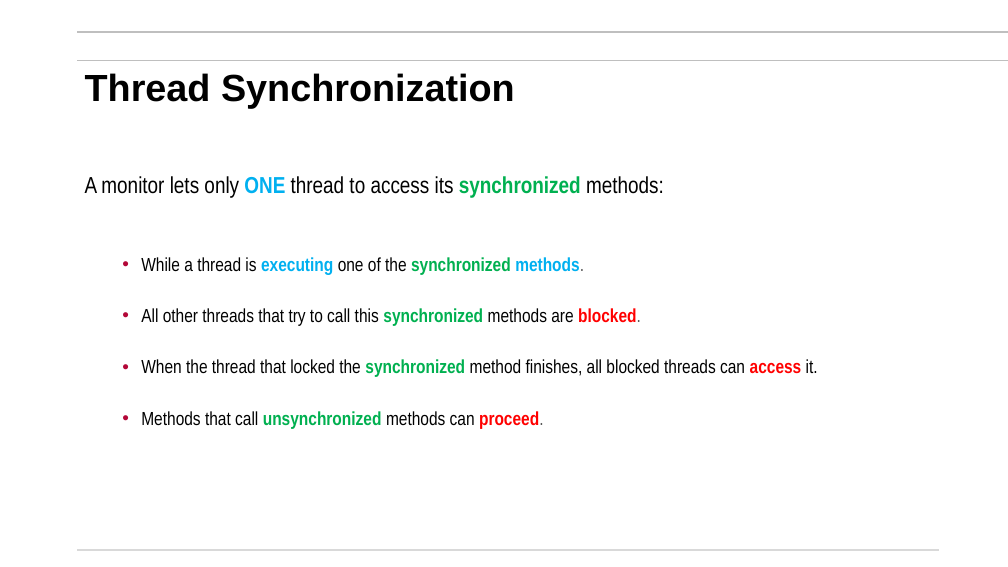
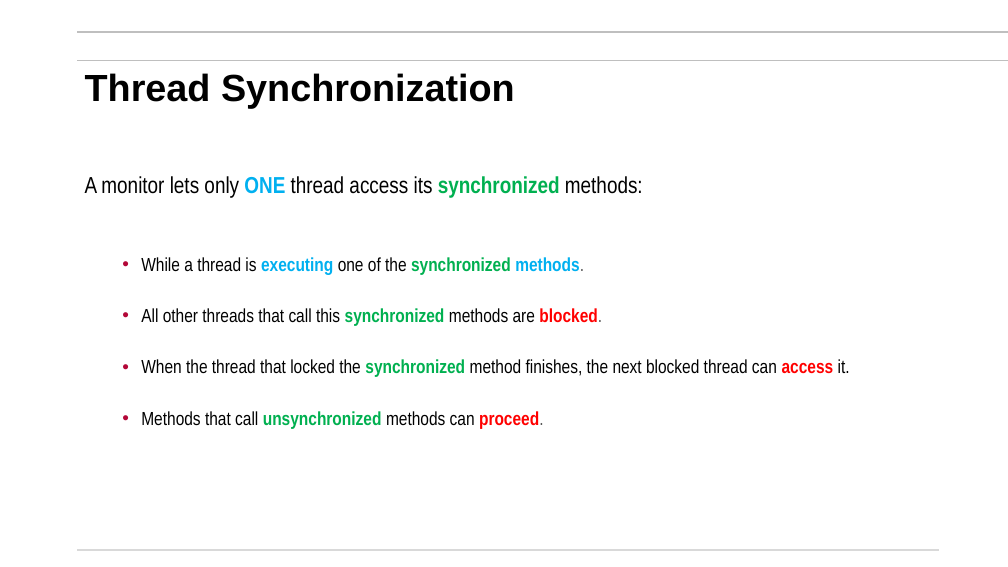
Before and after one commit to mikegrace2/CSEN160-Fall2026-Course-Website, a slide deck: slide 55 of lectures/Week06_File_Threads/2_Threads_V4.pptx. Drawn at 1008x567 pixels with LibreOffice and Linux fonts; fonts in the diff are those of the drawing; background and template pictures are left out. Boxes give left, top, right and bottom in pixels: in the first picture for what was removed or moved away, otherwise in the second. Text is boxed around its words. In the diff, an @@ line names an element or a change of style, - is before the commit and + after.

```diff
--- a/lectures/Week06_File_Threads/2_Threads_V4.pptx
+++ b/lectures/Week06_File_Threads/2_Threads_V4.pptx
@@ text at [85,176,643,198]: text changed @@
-A monitor lets only ONE thread to access its synchronized methods:
+A monitor lets only ONE thread access its synchronized methods:
@@ text at [141,308,850,377]: text changed @@
-  • All other threads that try to call this synchronized methods are blocked.
-  • When the thread that locked the synchronized method finishes, all blocked threads can access it.
+  • All other threads that call this synchronized methods are blocked.
+  • When the thread that locked the synchronized method finishes, the next blocked thread can access it.
```
Also in this commit, not shown: 3 other slides changed, 40 slides added, 1 other file.
